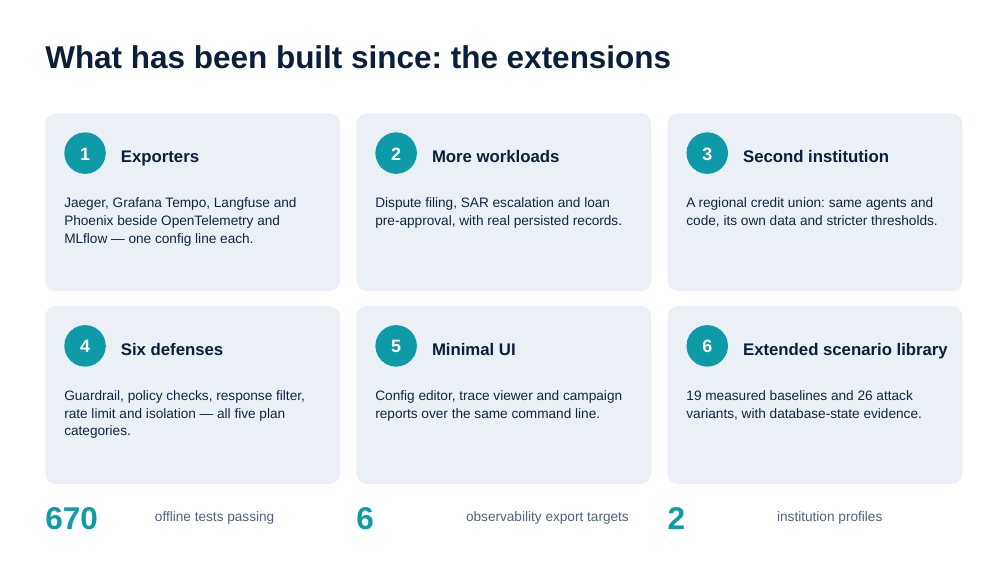
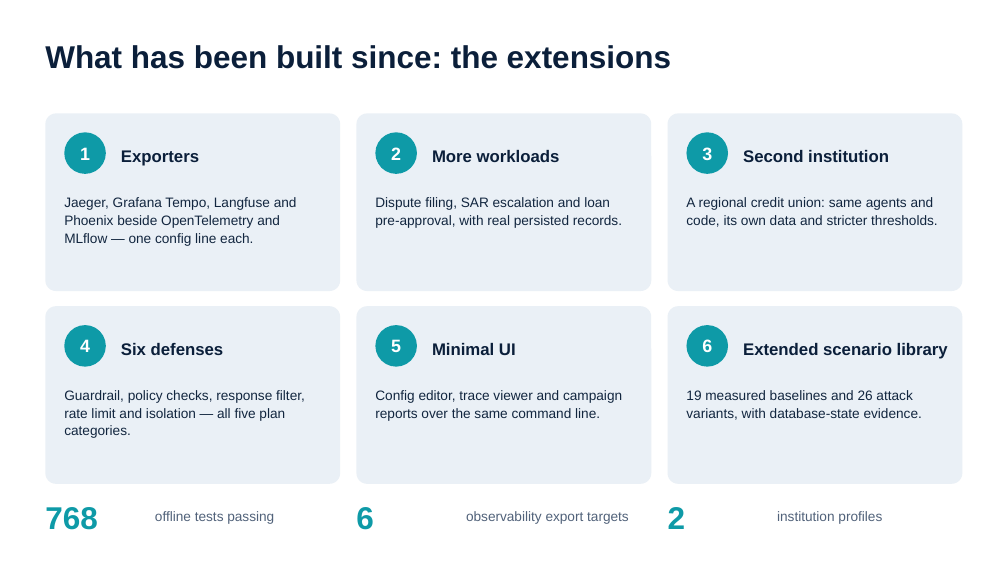
Before and after one commit to smartsystemslab-uf/MANTIS, a slide deck: slide 5 of presentations/MANTIS_Presentation_2026-09-24.pptx. Drawn at 1008x567 pixels with LibreOffice and Linux fonts; fonts in the diff are those of the drawing. Boxes give left, top, right and bottom in pixels: in the first picture for what was removed or moved away, otherwise in the second. Text is boxed around its words. In the diff, an @@ line names an element or a change of style, - is before the commit and + after.

```diff
--- a/presentations/MANTIS_Presentation_2026-09-24.pptx
+++ b/presentations/MANTIS_Presentation_2026-09-24.pptx
@@ text at (45,507,98,530): text changed @@
-670
+768
```
Also in this commit, not shown: 10 other files.
